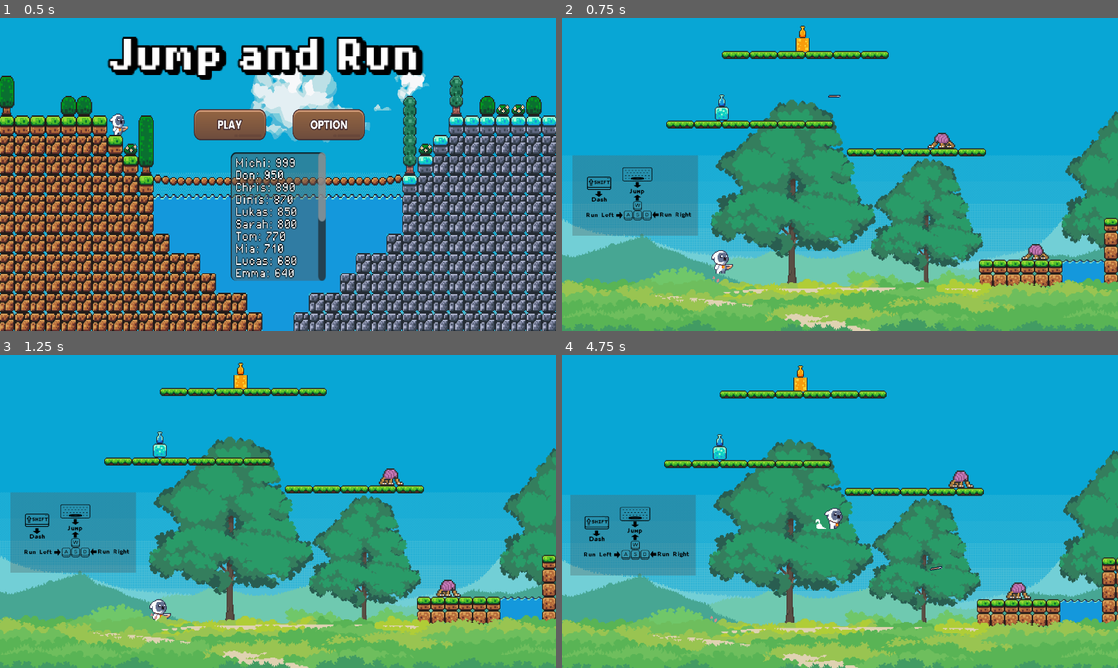
Above: before the commit, frames 1-4 (two rows, left to right).
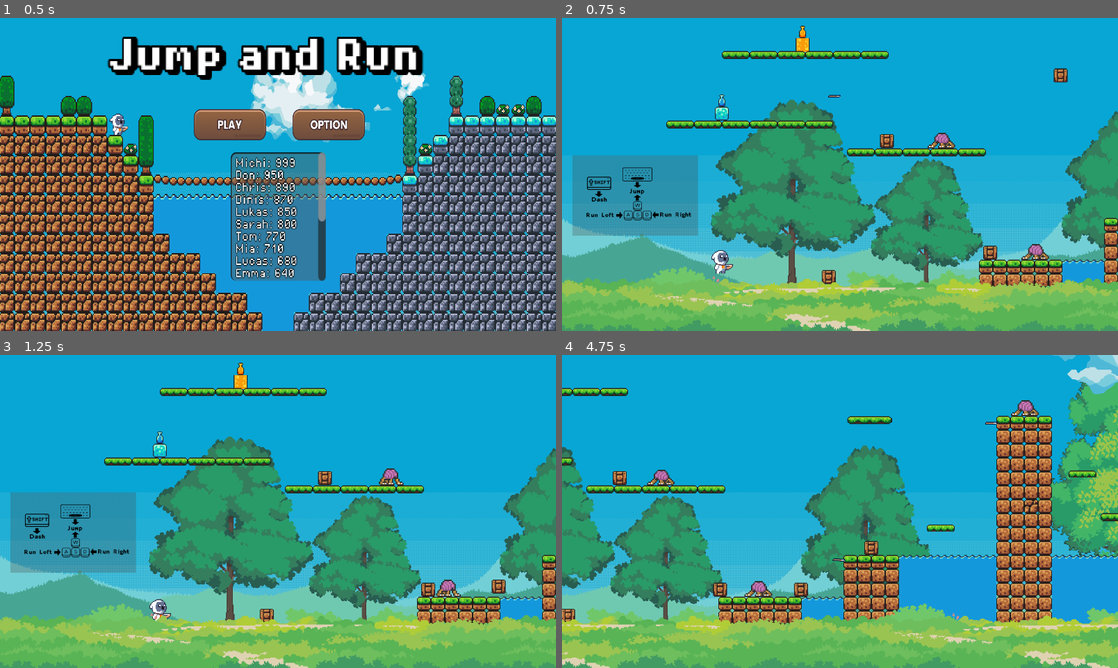
Above: after the commit, the same moments.

Repository: Anastylos/Jump-and-Run
Game: Godot game, scene res://scenes/hauptmenü.tscn
Two runs of this game, one before a commit and one after it. Both use one fixed random seed, a clock stepped at 60 frames per second and the inputs below.
Inputs (mouse positions are in pixels of both pictures, inside the frame that each line leads up to):
- Up to frame 1 (0.5 s): no input
- Up to frame 2 (0.75 s): click (789, 124) at 0.5 s
- Up to frame 3 (1.25 s): no input
- Up to frame 4 (4.75 s): tap Enter (ui_accept) at 1.25 s; move the mouse to (962, 495) at 1.27 s; hold D (right) 1.28-2.78 s; tap Shift (dash) at 1.35, 3.6 s; tap Space (springen) at 1.52, 2.27, 3.77, 4.52 s; move the mouse to (728, 527) at 2.02 s; click (728, 527) at 2.1 s; move the mouse to (895, 442) at 2.77 s; hold A (left) 2.78-3.53 s; hold Right mouse button (slowmow) 2.78-3.53 s; move the mouse to (812, 574) at 3.52 s; hold D (right) from 3.53 s (still down); move the mouse to (1006, 558) at 4.27 s; click (1006, 558) at 4.35 s

Frame 1 is identical in both runs. In frame 2, 0.5% of the frame differs, in the area x 46-91%, y 16-86%; in frame 3, 0.4%; in frame 4, 58%, in the area x 0-100%, y 0-100%.

Commit message:
kiste
Slide Effekt geupdated

Diff:
--- a/Godot Game/kiste.gd
+++ b/Godot Game/kiste.gd
@@ -3,7 +3,7 @@
 const SPEED = 300.0
 const JUMP_VELOCITY = -400.0
 const IMPACT_FORCE = 100.0  # Stärke des Impakts
-const DECELERATION = 2.0  # Dämpfungsfaktor (wie schnell er stoppt)
+const DECELERATION = 4.25  # Dämpfungsfaktor (wie schnell er stoppt)
 
 var is_impacting = false  # Flag, um zu prüfen, ob ein Impact stattgefunden hat
 
--- a/Godot Game/scenes/game.tscn
+++ b/Godot Game/scenes/game.tscn
@@ -17,6 +17,7 @@
 [ext_resource type="PackedScene" uid="uid://bypqyqj801t3t" path="res://scenes/FireTotem.tscn" id="12_ttt40"]
 [ext_resource type="Script" path="res://scritps/falling.gd" id="17_8yjso"]
 [ext_resource type="PackedScene" uid="uid://dj1002rdgnyr0" path="res://scenes/falling_down.tscn" id="17_dsp20"]
+[ext_resource type="PackedScene" uid="uid://cie0w42tjyv08" path="res://scenes/kiste.tscn" id="18_6geoh"]
 
 [sub_resource type="RectangleShape2D" id="RectangleShape2D_2tclj"]
 size = Vector2(31, 11)
@@ -421,3 +422,18 @@
 
 [node name="Falling_down2" parent="Falling/Falling2" instance=ExtResource("17_dsp20")]
 script = ExtResource("17_8yjso")
+
+[node name="CharacterBody2D" parent="." instance=ExtResource("18_6geoh")]
+position = Vector2(11, 144)
+
+[node name="CharacterBody2D3" parent="." instance=ExtResource("18_6geoh")]
+position = Vector2(78, -2)
+
+[node name="CharacterBody2D4" parent="." instance=ExtResource("18_6geoh")]
+position = Vector2(197, 125)
+
+[node name="CharacterBody2D5" parent="." instance=ExtResource("18_6geoh")]
+position = Vector2(360, 62)
+
+[node name="CharacterBody2D6" parent="." instance=ExtResource("18_6geoh")]
+position = Vector2(278, -88)
Not shown: 1 places in Godot Game/scenes/game.tscn that only renumber resources
Not shown: 1 places in Godot Game/scenes/kiste.tscn that only renumber resources
